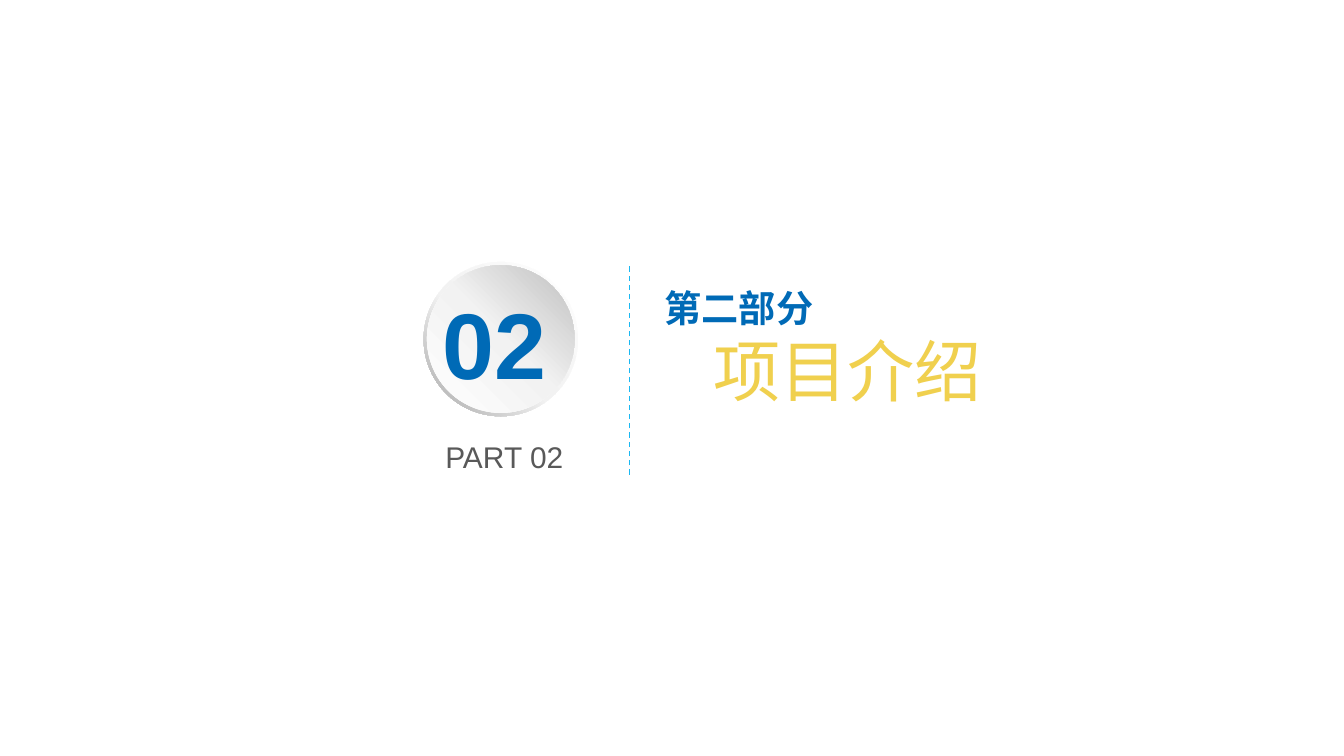
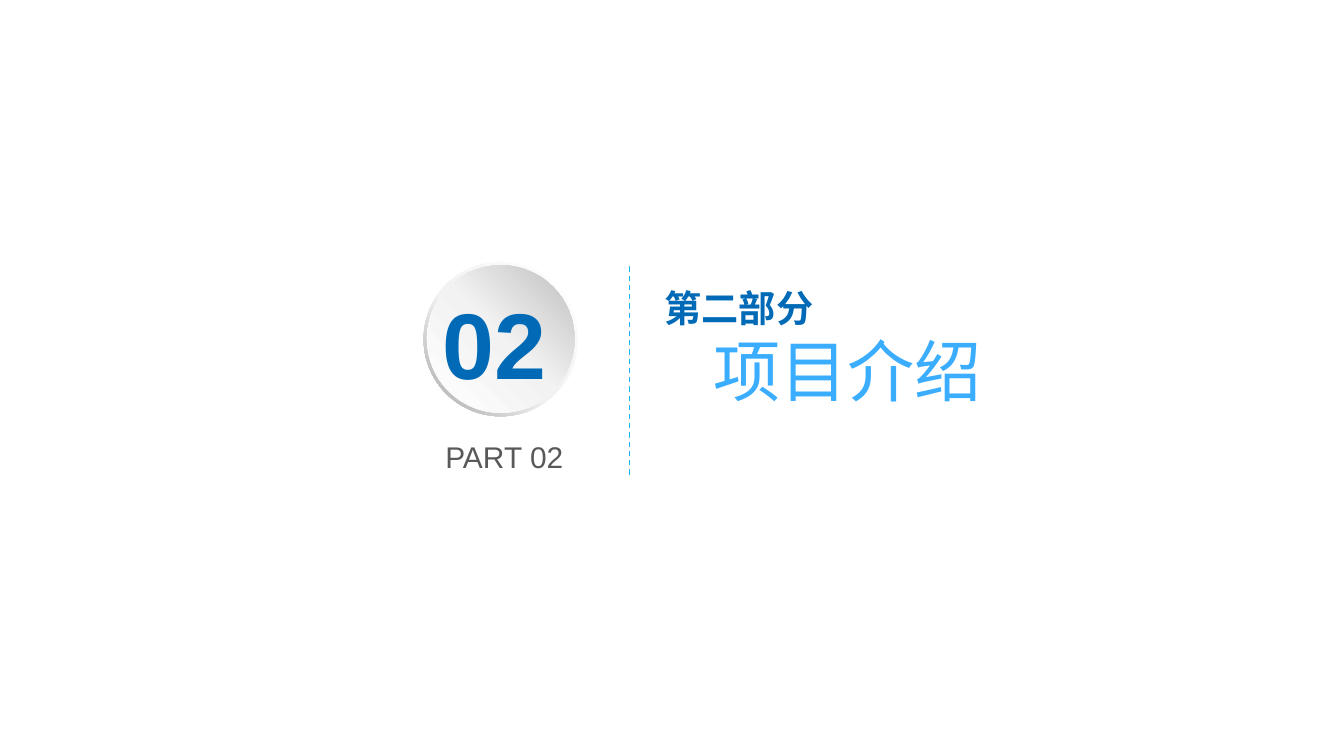
Before and after one commit to yfzm/FPSEI-team2, a slide deck: slide 10 of PROJECT2.pptx (slide 8 before the commit). Drawn at 1344x756 pixels with LibreOffice and Linux fonts; fonts in the diff are those of the drawing; background and template pictures are left out. Boxes give left, top, right and bottom in pixels: in the first picture for what was removed or moved away, otherwise in the second. Text is boxed around its words. In the diff, an @@ line names an element or a change of style, - is before the commit and + after.

```diff
--- a/PROJECT2.pptx
+++ b/PROJECT2.pptx
@@ text at (713,339,982,402): text colour #F0D04E to #3AADFF in "项目介绍" @@
```
Also in this commit, not shown: 13 other slides changed, 7 slides added, 1 slide removed.
